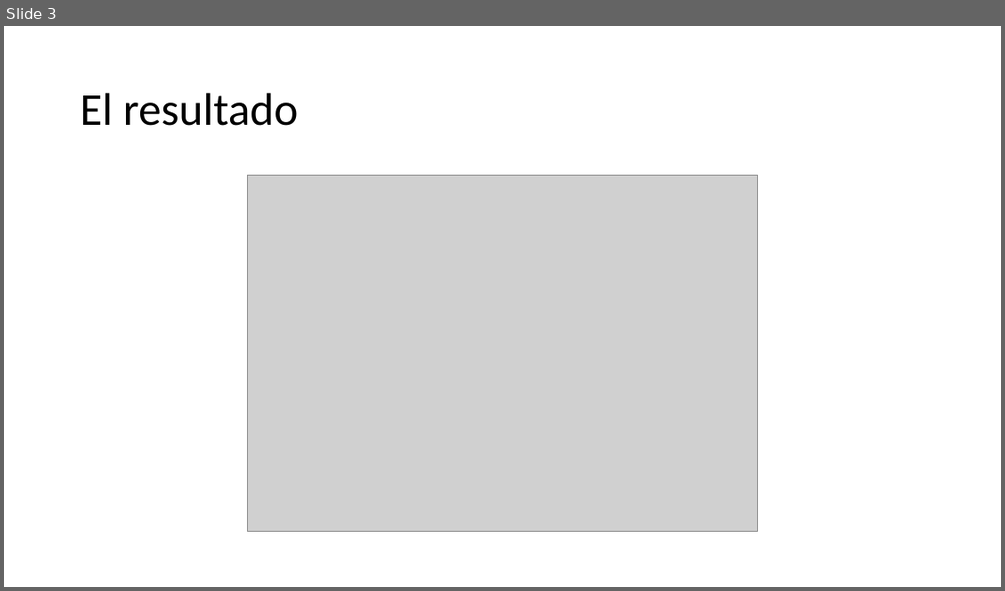
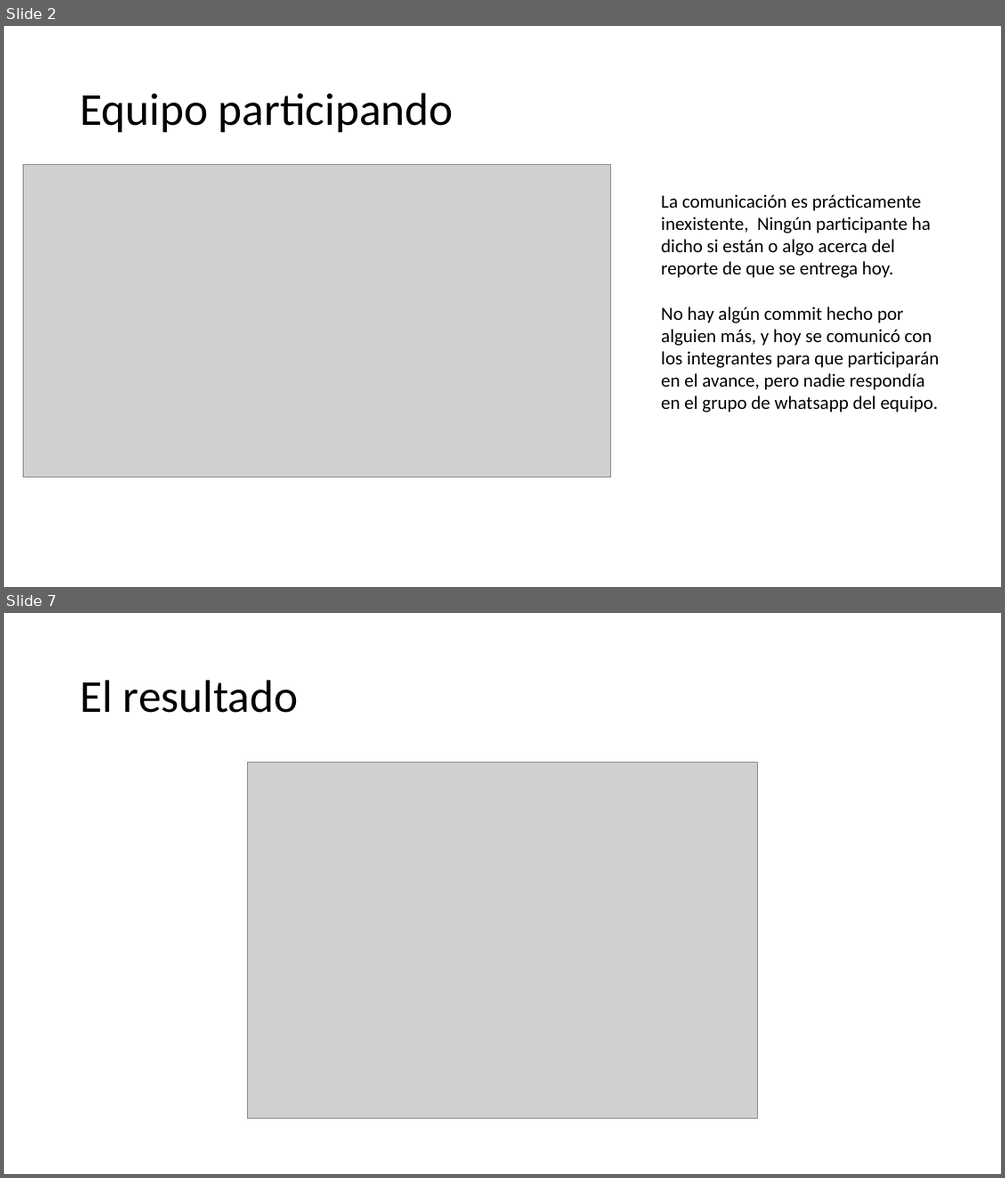
Before and after one commit to EzioFenix/Proyecto_computacion_grafica_2024-1, a slide deck: Presentación del progreso.pptx. Shown one above the other, each under a label of ours: slide 3 before the commit, slides 2 and 7 after it; the slides between them are not shown. The pictures are 1005x591 and 1005x1178 pixels, drawn with LibreOffice and Linux fonts; fonts in the diff are those of the drawing; grey boxes stand for pictures. Boxes give left, top, right and bottom in pixels: in the first picture for what was removed or moved away, otherwise in the second. Text is boxed around its words. In the diff, an @@ line names an element or a change of style, - is before the commit and + after.

```diff
--- a/Presentación del progreso.pptx
+++ b/Presentación del progreso.pptx
@@ slide 2 added at [4, 26, 1001, 587], background #FFFFFF @@
@@ title added at [80, 93, 453, 133], 44 pt, text #000000 @@
+Equipo participando
@@ picture added at [23, 164, 610, 477] @@
@@ text added at [661, 194, 939, 412], 18 pt, text #000000 @@
+La comunicación es prácticamente inexistente, Ningún participante ha dicho si están o algo acerca del reporte de que se entrega hoy.
+No hay algún commit hecho por alguien más, y hoy se comunicó con los integrantes para que participarán en el avance, pero nadie respondía en el grupo de whatsapp del equipo.
@@ what was slide 3 is now slide 7 @@
```
Also in this commit, not shown: 2 slides changed, 10 other slides added, 3 other files.
